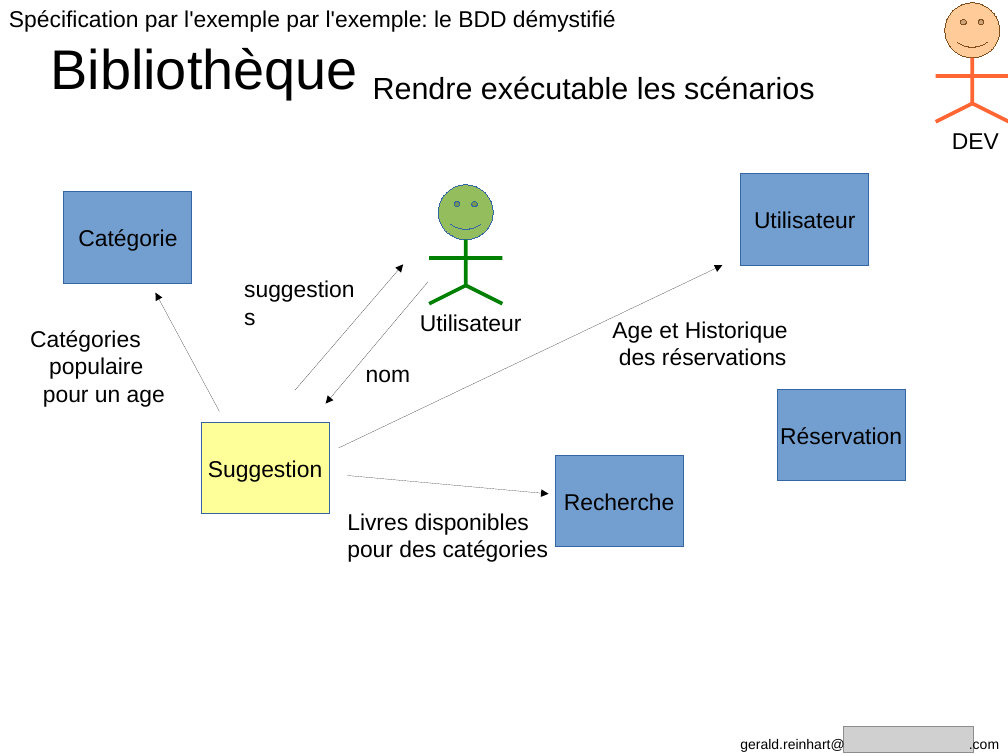
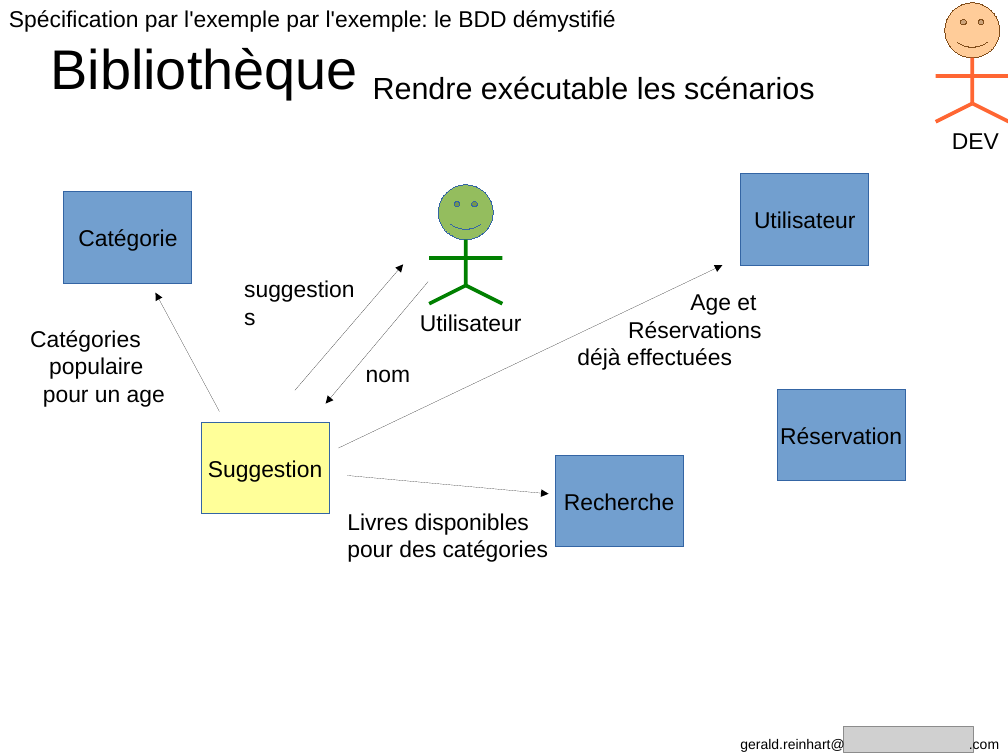
Before and after one commit to GeReinhart/dojo-bdd-library-ws-java, a slide deck: slide 37 of doc/BDD_presentation_agile_grenoble_2016.odp. Drawn at 1008x756 pixels with LibreOffice and Linux fonts; fonts in the diff are those of the drawing; grey boxes stand for pictures. Boxes give left, top, right and bottom in pixels: in the first picture for what was removed or moved away, otherwise in the second. Text is boxed around its words. In the diff, an @@ line names an element or a change of style, - is before the commit and + after.

```diff
--- a/doc/BDD_presentation_agile_grenoble_2016.odp
+++ b/doc/BDD_presentation_agile_grenoble_2016.odp
@@ text at (577,294,761,370): text changed @@
-Age et Historique
-des réservations
+Age et
+Réservations
+déjà effectuées
```
Also in this commit, not shown: 22 other slides changed, 1 slide added, 8 other files.
